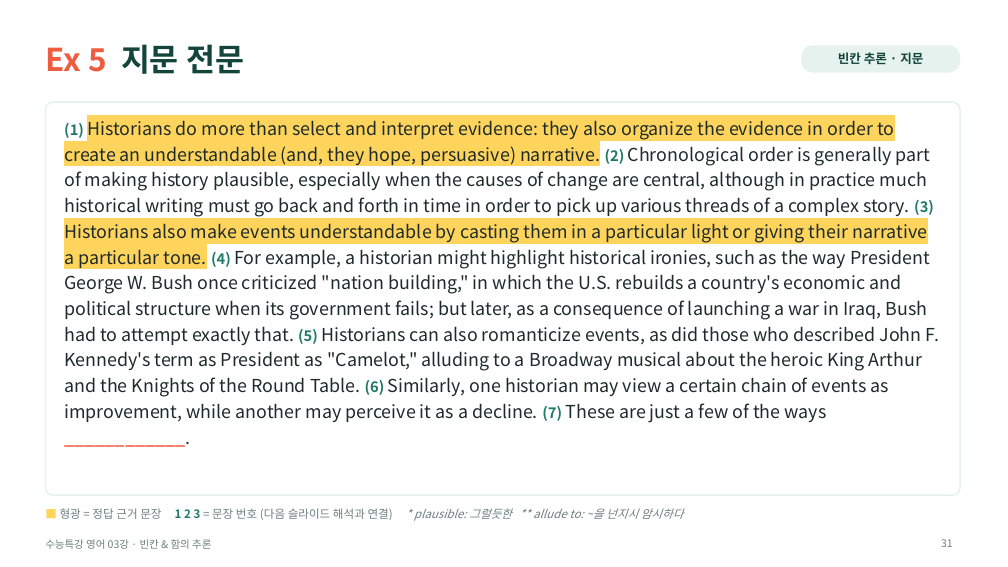
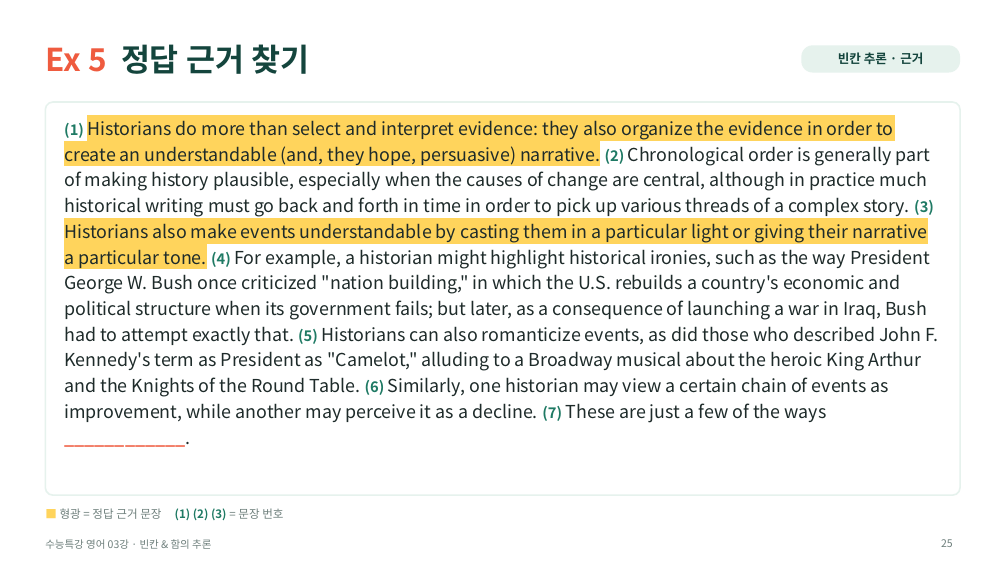
Before and after one commit to HUFSDavid/HUFSDavid, a slide deck: slide 25 of 수능특강_영어_03강_수업PPT.pptx (slide 31 before the commit). Drawn at 1008x567 pixels with LibreOffice and Linux fonts; fonts in the diff are those of the drawing. Boxes give left, top, right and bottom in pixels: in the first picture for what was removed or moved away, otherwise in the second. Text is boxed around its words. In the diff, an @@ line names an element or a change of style, - is before the commit and + after.

```diff
--- a/수능특강_영어_03강_수업PPT.pptx
+++ b/수능특강_영어_03강_수업PPT.pptx
@@ title at <box>45,44,309,74</box>: text changed @@
-Ex 5 지문 전문
+Ex 5 정답 근거 찾기
@@ text in rounded rectangle at <box>838,52,923,64</box>: text changed @@
-빈칸 추론 · 지문
+빈칸 추론 · 근거
@@ text at <box>60,508,283,520</box>: text changed; italic off @@
-■ 형광 = 정답 근거 문장 1 2 3 = 문장 번호 (다음 슬라이드 해석과 연결) * plausible: 그럴듯한 ** allude to: ~을 넌지시 암시하다
+■ 형광 = 정답 근거 문장 (1) (2) (3) = 문장 번호
@@ page number at <box>941,539,953,547</box>: text changed @@
-31
+25
```
Also in this commit, not shown: 12 other slides changed, 12 slides added, 32 slides removed.
